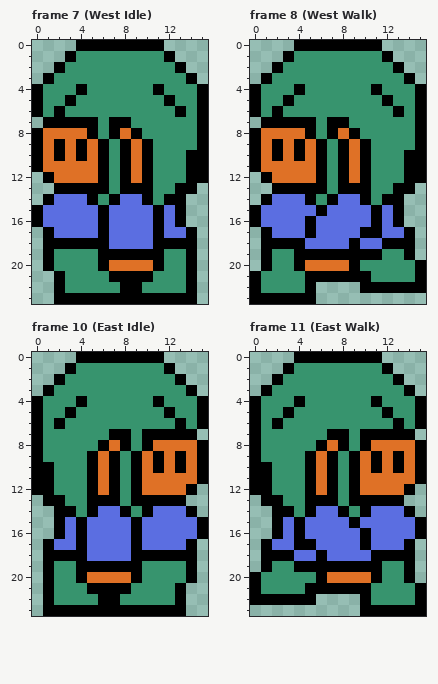
One commit to this pixel-art file: assets/sprites/Sprite-0002.aseprite. Above, as it was before the edit.
16x24 pixels, 12 frames. Shown: frame 7 (West Idle), frame 8 (West Walk), frame 10 (East Idle), frame 11 (East Walk). The commit also changed other frames, which this record leaves out.
After the commit:
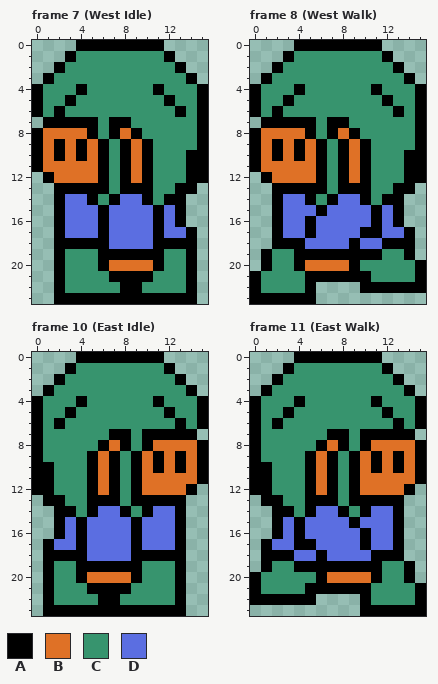
Palette (. is transparent): A #000000  B #df7126  C #37946e  D #5b6ee1
Diff:
Frame 7 (West Idle):
Colour C becomes colour A in rows 19 to 20 at x 2.
Colour D becomes colour A in rows 14 to 17 at x 2.
Colour A is gone in row 14 at x 1; in rows 15 to 16 at x 0; in rows 17 to 20 at x 1.
Colour D is gone in rows 15 to 16 at x 1.
Frame 8 (West Walk):
Colour D becomes colour A in rows 14 to 17 at x 2.
Colour A is gone in row 14 at x 1; in rows 15 to 16 at x 0; in rows 17 to 18 at x 1.
Colour D is gone in rows 15 to 16 at x 1.
Frame 10 (East Idle):
Colour C becomes colour A in rows 19 to 20 at x 13.
Colour D becomes colour A in rows 14 to 17 at x 13.
Colour A is gone in row 14 at x 14; in rows 15 to 16 at x 15; in rows 17 to 20 at x 14.
Colour D is gone in rows 15 to 16 at x 14.
Frame 11 (East Walk):
Colour D becomes colour A in rows 14 to 17 at x 13.
Colour A is gone in row 14 at x 14; in rows 15 to 16 at x 15; in rows 17 to 18 at x 14.
Colour D is gone in rows 15 to 16 at x 14.
